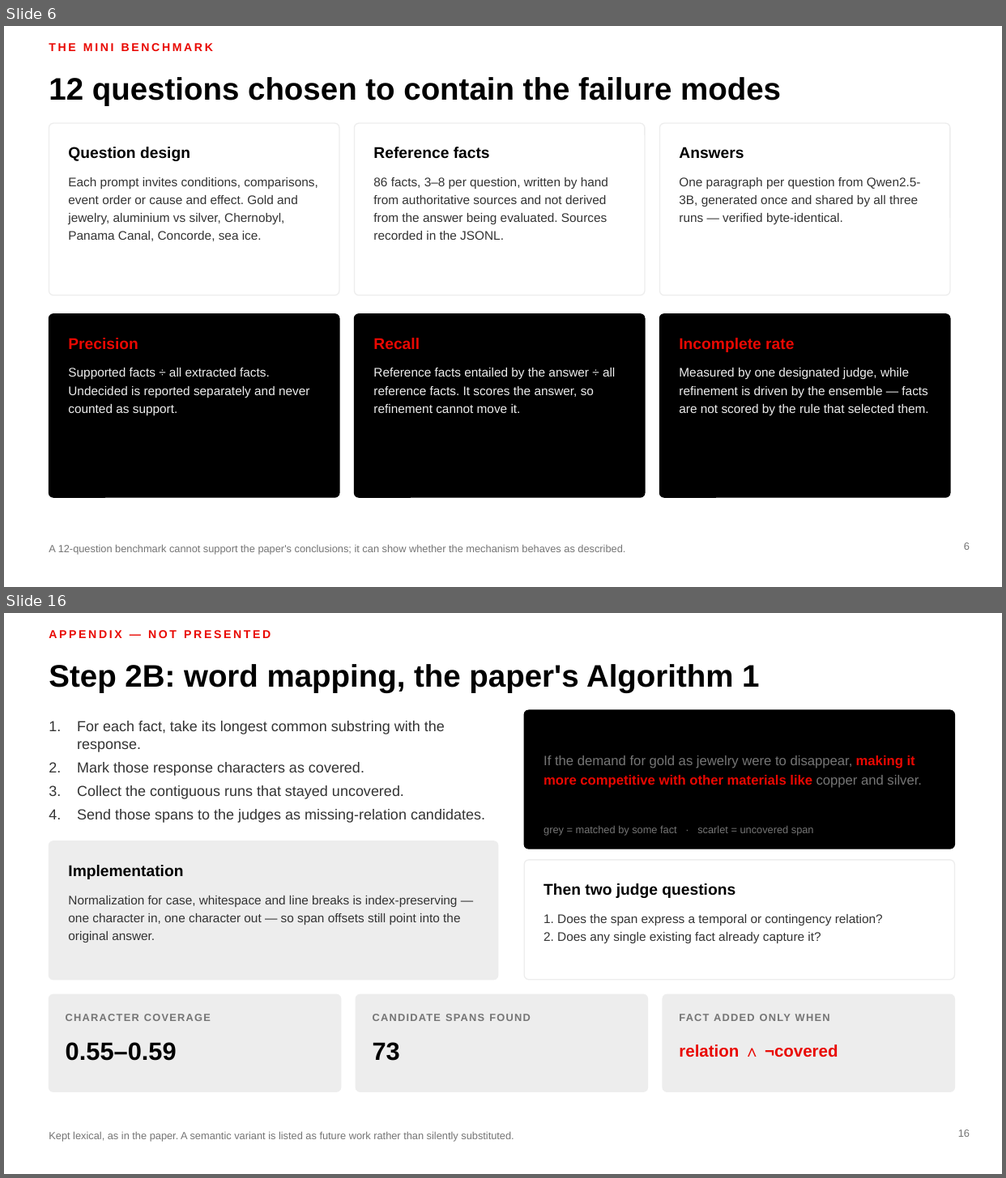
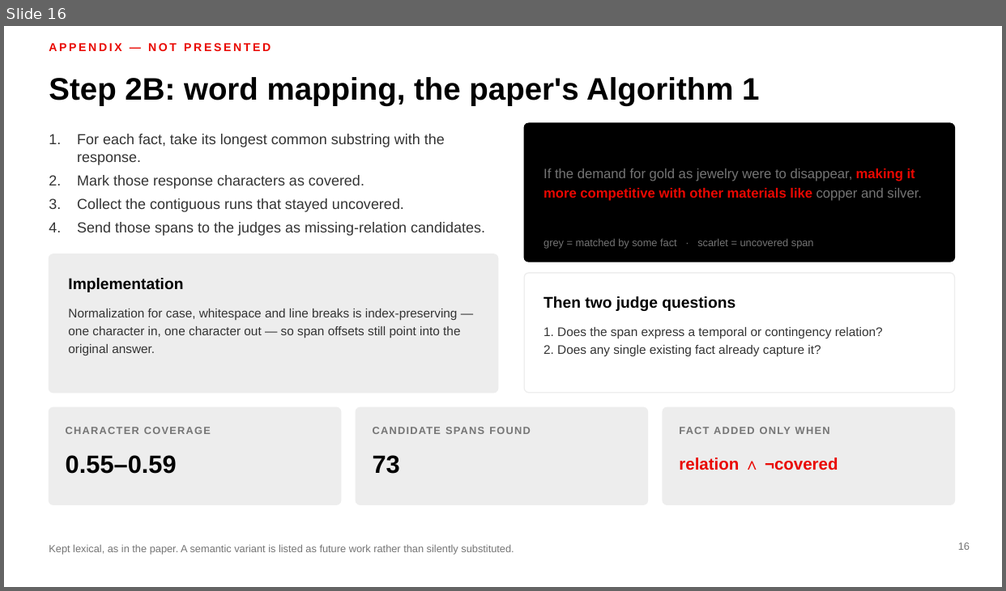
Before and after one commit to MadhavKrishna06/Verifact-Lite, a slide deck: presentation/VERIFACT-Lite-TTU.pptx. Shown one above the other, each under a label of ours: slides 6 and 16 before the commit, slide 16 after it; the slides between them are not shown. The pictures are 1006x1178 and 1006x591 pixels, drawn with LibreOffice and Linux fonts; fonts in the diff are those of the drawing. Boxes give left, top, right and bottom in pixels: in the first picture for what was removed or moved away, otherwise in the second. Text is boxed around its words. In the diff, an @@ line names an element or a change of style, - is before the commit and + after.

```diff
--- a/presentation/VERIFACT-Lite-TTU.pptx
+++ b/presentation/VERIFACT-Lite-TTU.pptx
@@ slide 6 removed at [4,26,1002,587], background #FFFFFF @@
@@ text removed at [49,43,213,51] @@
-THE MINI BENCHMARK
@@ text removed at [49,77,781,105] @@
-12 questions chosen to contain the failure modes
@@ rounded rectangle removed at [49,123,339,296] @@
@@ text removed at [68,147,190,161] @@
-Question design
@@ rounded rectangle removed at [355,123,645,296] @@
@@ text removed at [373,147,490,159] @@
-Reference facts
@@ rounded rectangle removed at [660,123,950,296] @@
@@ text removed at [679,147,744,159] @@
-Answers
@@ text removed at [68,177,317,241] @@
-Each prompt invites conditions, comparisons, event order or cause and effect. Gold and jewelry, aluminium vs silver, Chernobyl, Panama Canal, Concorde, sea ice.
@@ text removed at [373,177,608,240] @@
-86 facts, 3–8 per question, written by hand from authoritative sources and not derived from the answer being evaluated. Sources recorded in the JSONL.
@@ text removed at [679,177,921,224] @@
-One paragraph per question from Qwen2.5-3B, generated once and shared by all three runs — verified byte-identical.
@@ rounded rectangle removed at [49,314,339,497] @@
@@ rounded rectangle removed at [355,314,645,497] @@
@@ rounded rectangle removed at [660,314,950,497] @@
@@ text removed at [68,338,138,349] @@
-Precision
@@ text removed at [373,338,420,349] @@
-Recall
@@ text removed at [679,338,794,352] @@
-Incomplete rate
@@ text removed at [68,368,309,416] @@
-Supported facts ÷ all extracted facts. Undecided is reported separately and never counted as support.
@@ text removed at [373,368,615,413] @@
-Reference facts entailed by the answer ÷ all reference facts. It scores the answer, so refinement cannot move it.
@@ text removed at [679,368,928,416] @@
-Measured by one designated judge, while refinement is driven by the ensemble — facts are not scored by the rule that selected them.
@@ text removed at [49,544,625,555] @@
-A 12-question benchmark cannot support the paper's conclusions; it can show whether the mechanism behaves as described.
@@ page number removed at [964,543,970,550] @@
-6
```
Also in this commit, not shown: 14 slides changed, 3 slides added, 1 other slide removed, 1 other file.
